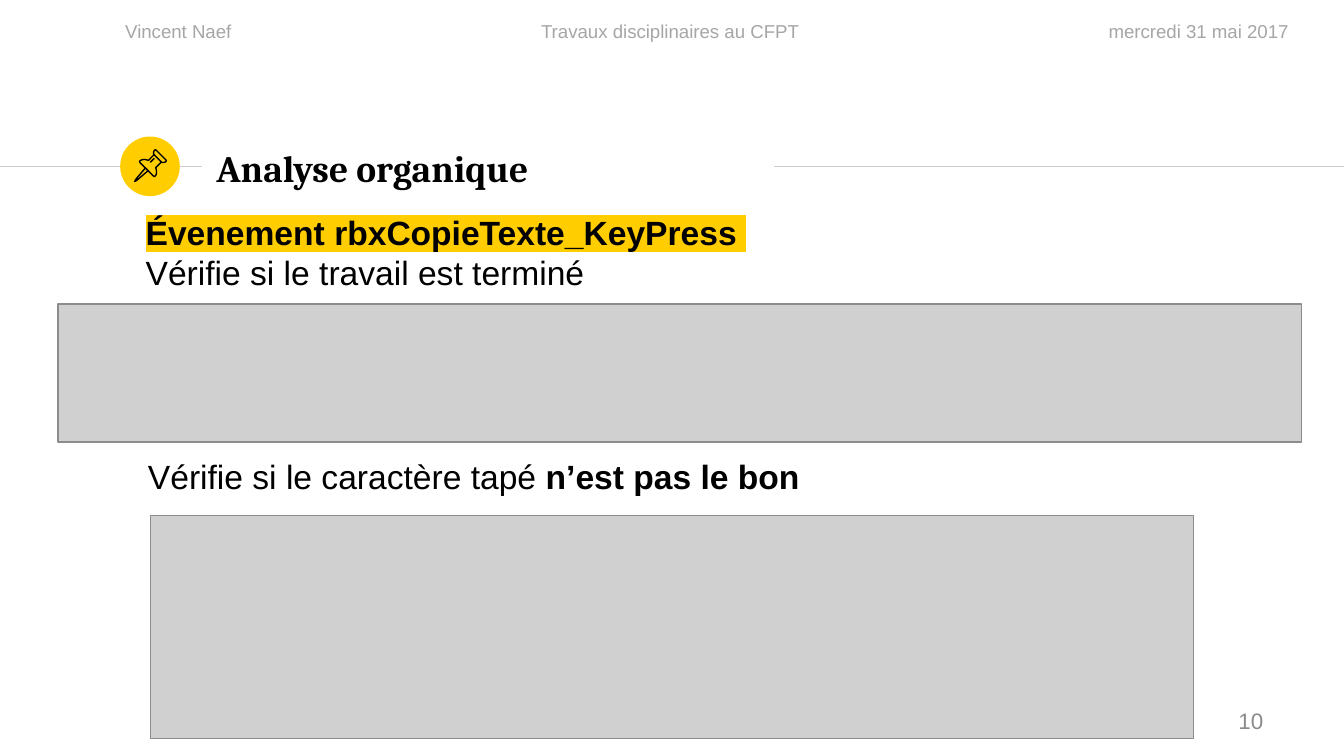
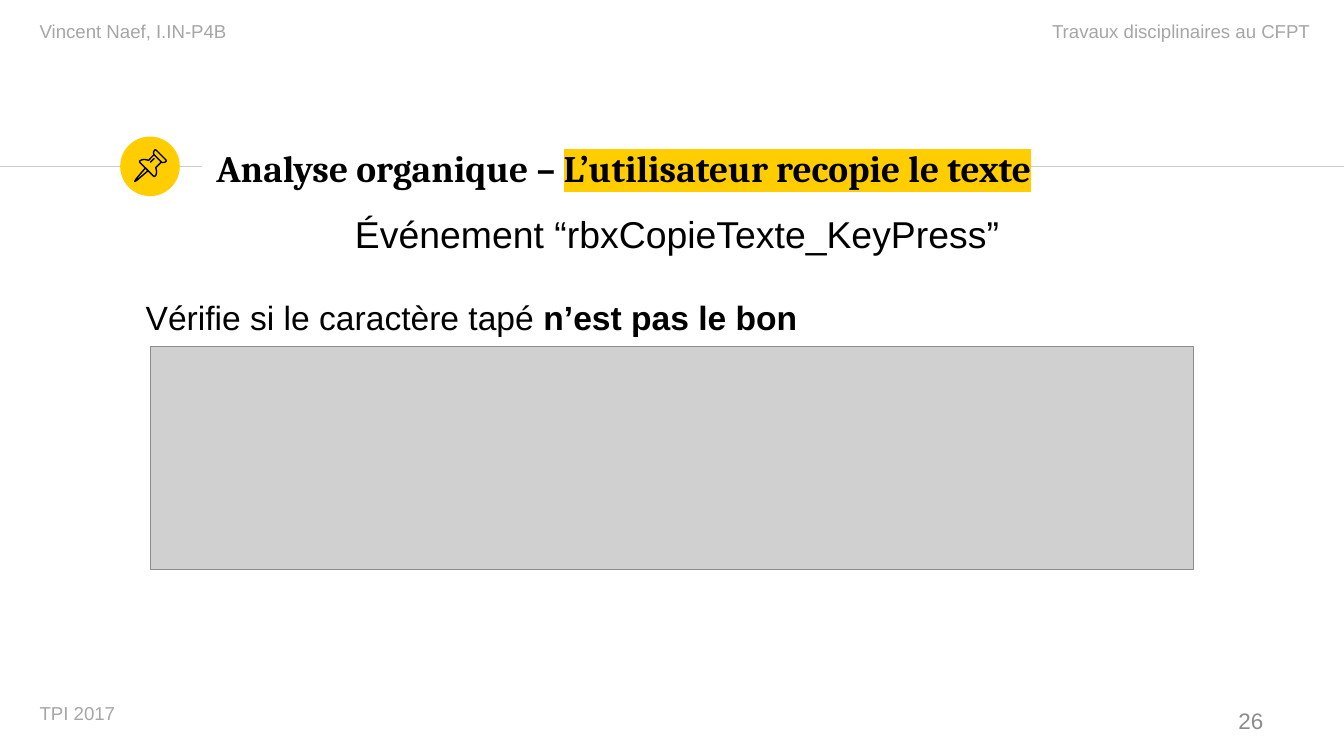
Before and after one commit to vinelo/TPI, a slide deck: slide 26 of Présentation/PresentationTPI.pptx (slide 10 before the commit). Drawn at 1344x756 pixels with LibreOffice and Linux fonts; fonts in the diff are those of the drawing; grey boxes stand for pictures. Boxes give left, top, right and bottom in pixels: in the first picture for what was removed or moved away, otherwise in the second. Text is boxed around its words. In the diff, an @@ line names an element or a change of style, - is before the commit and + after.

```diff
--- a/Présentation/PresentationTPI.pptx
+++ b/Présentation/PresentationTPI.pptx
@@ text at [40, 24, 226, 40]: text changed @@
-Vincent Naef
+Vincent Naef, I.IN-P4B
@@ text "Travaux disciplinaires au CFPT": place and size @@
-text "Travaux disciplinaires au CFPT" at [541, 24, 799, 42]
+text "Travaux disciplinaires au CFPT" at [1052, 24, 1310, 42]
@@ text "Travaux disciplinaires au CFPT" at [1052, 24, 1310, 42]: alignment centre to right @@
@@ text removed at [1109, 24, 1288, 38] @@
-mercredi 31 mai 2017
@@ title at [216, 147, 1030, 191]: text changed @@
-Analyse organique
+Analyse organique – L’utilisateur recopie le texte
@@ text at [146, 219, 999, 336]: text changed; bold off @@
-Évenement rbxCopieTexte_KeyPress
-Vérifie si le travail est terminé
+Événement “rbxCopieTexte_KeyPress”
+Vérifie si le caractère tapé n’est pas le bon
@@ picture removed at [58, 304, 1301, 442] @@
@@ picture: place and size @@
-picture at [151, 516, 1193, 739]
+picture at [151, 347, 1193, 570]
@@ text removed at [148, 464, 799, 495] @@
-Vérifie si le caractère tapé n’est pas le bon
@@ text added at [40, 707, 115, 720], 10 pt, text #A6A6A6 @@
+TPI 2017
@@ page number at [1238, 713, 1263, 729]: text changed @@
-10
+26
```
Also in this commit, not shown: 14 other slides changed, 22 slides added, 1 slide removed, 33 other files.
